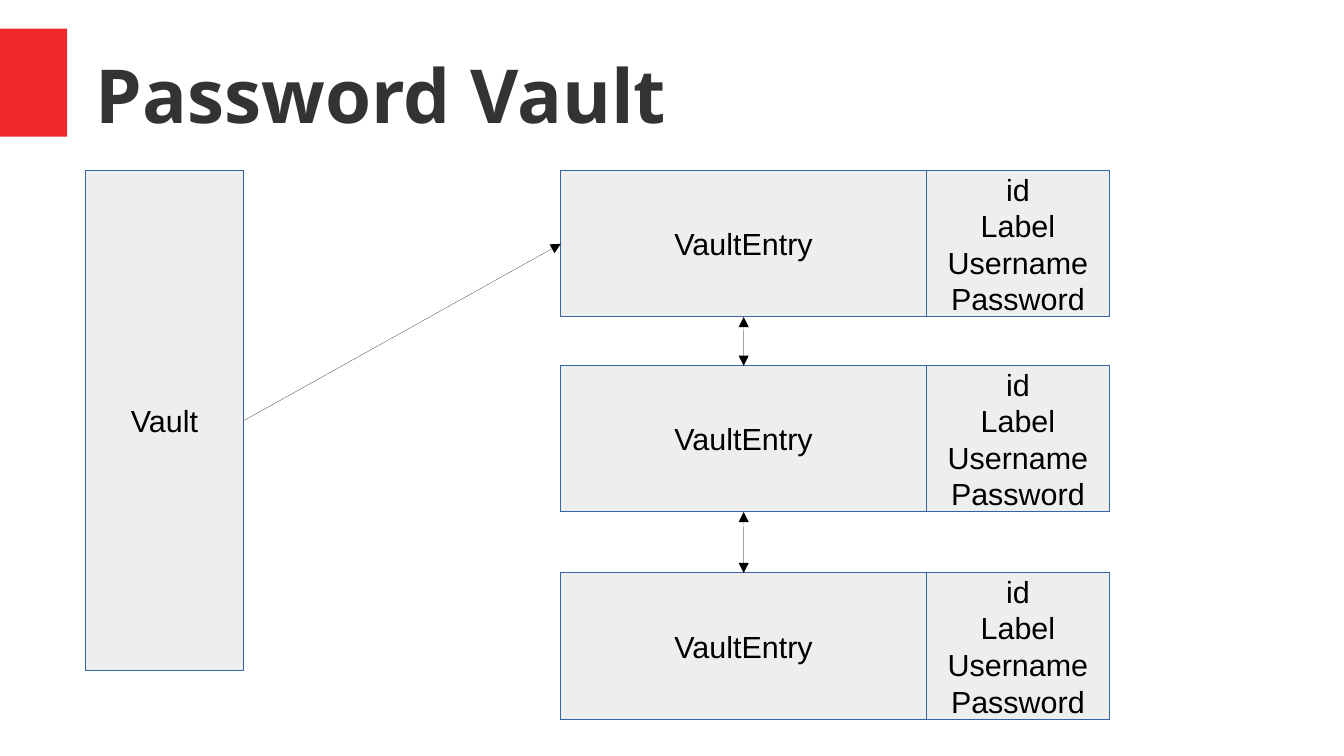
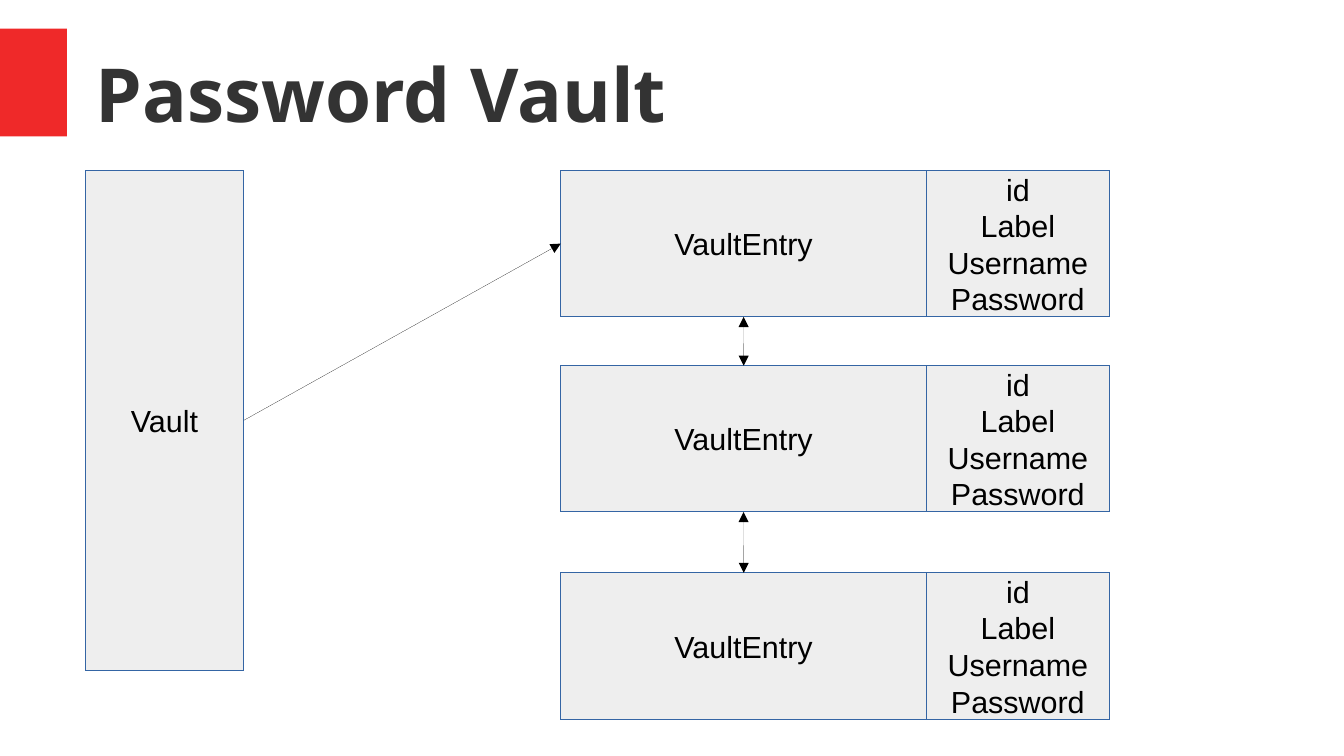
Before and after one commit to C5T2B7U/Project1, a slide deck: slide 7 of Cybersecurity_presentation.pptx. Drawn at 1344x756 pixels with LibreOffice and Linux fonts; fonts in the diff are those of the drawing. Boxes give left, top, right and bottom in pixels: in the first picture for what was removed or moved away, otherwise in the second. Text is boxed around its words. In the diff, an @@ line names an element or a change of style, - is before the commit and + after.

```diff
--- a/Cybersecurity_presentation.pptx
+++ b/Cybersecurity_presentation.pptx
@@ arrow removed from (244, 421) to (561, 244) @@
@@ freeform shape added at (x1=244, y1=244, x2=561, y2=421), outline #000000 0.75 pt @@
@@ double arrow removed from (744, 317) to (744, 366) @@
@@ freeform shape added at (x1=744, y1=317, x2=744, y2=366), outline #000000 0.75 pt @@
@@ double arrow removed from (744, 512) to (744, 573) @@
@@ freeform shape added at (x1=744, y1=512, x2=744, y2=573), outline #000000 0.75 pt @@
```
Also in this commit, not shown: 3 other slides changed.
